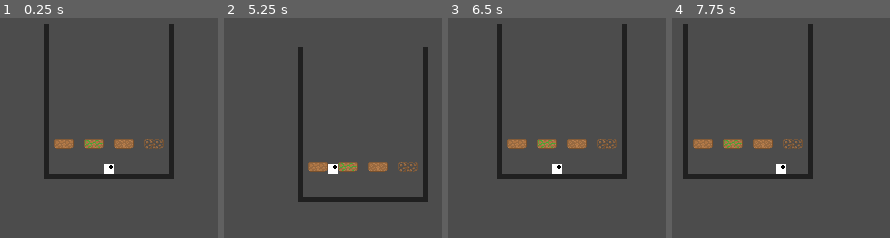
Above: before the commit, frames 1-4 (left to right).
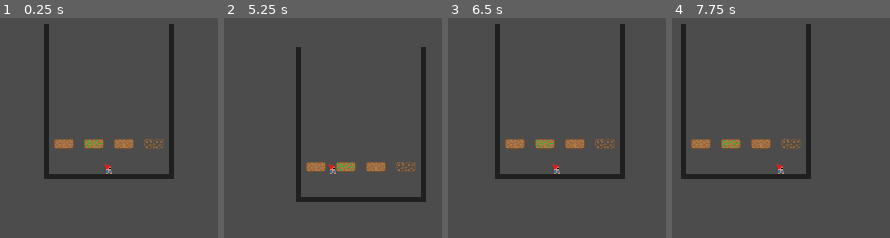
Above: after the commit, the same moments.

Repository: zhyrin0/the-climb
Game: Godot game, scene res://tests/platform_erosion/test.tscn
Same seed, same stepped clock (60 frames per second), same inputs: the game is played once before the commit and once after it. This scene is started directly instead of the project's main scene.
Inputs (mouse positions are in pixels of both pictures, inside the frame that each line leads up to):
- Up to frame 1 (0.25 s): no input
- Up to frame 2 (5.25 s): tap Enter at 0.5, 3.5 s; move the mouse to (outside the picture) at 0.52 s; hold D (move_right) 0.53-1.25 s; hold S (move_fall) 0.53-1.25 s; click (outside the picture) at 0.67 s; tap W (move_jump) at 0.77, 3.77 s; drag from (outside the picture) to (outside the picture) at 1.27 s; tap Space (use_item) at 2, 5 s; move the mouse to (outside the picture) at 2.02 s; hold A (move_left) 2.03-2.75 s; hold S (move_fall) 2.03-2.75 s; drag from (372, 169) to (outside the picture) at 2.77 s; move the mouse to (outside the picture) at 3.52 s; hold A (move_left) 3.53-4.25 s; hold S (move_fall) 3.53-4.25 s; drag from (outside the picture) to (outside the picture) at 4.27 s; move the mouse to (outside the picture) at 5.02 s; hold D (move_right) from 5.03 s (still down); hold S (move_fall) from 5.03 s (still down); click (outside the picture) at 5.17 s
- Up to frame 3 (6.5 s): release D (move_right) at 5.75 s; release S (move_fall) at 5.75 s; drag from (637, 70) to (outside the picture) at 5.77 s
- Up to frame 4 (7.75 s): tap Enter at 6.5 s; move the mouse to (outside the picture) at 6.52 s; hold D (move_right) 6.53-7.25 s; hold S (move_fall) 6.53-7.25 s; tap W (move_jump) at 6.77 s; drag from (outside the picture) to (outside the picture) at 7.27 s

The runs differ from the first frame. In frame 1, 0.2% of the frame differs, in the area x 47-53%, y 66-71%; in frame 2, 3.6%; in frame 3, 3.7%, in the area x 21-83%, y 2-74%; in frame 4, 3.7%.

Commit message:
Add player sprite

Diff:
--- a/src/main/main.tscn
+++ b/src/main/main.tscn
@@ -32,6 +32,7 @@
 [node name="Viewport" type="Viewport" parent="HBoxContainer/AspectRatioContainer/ViewportContainer"]
 size = Vector2( 192, 240 )
 handle_input_locally = false
+hdr = false
 usage = 0
 render_target_update_mode = 3
 
--- a/src/player/player.tscn
+++ b/src/player/player.tscn
@@ -1,16 +1,18 @@
-[gd_scene load_steps=6 format=2]
+[gd_scene load_steps=7 format=2]
 
 [ext_resource path="res://src/player/player.gd" type="Script" id=1]
 [ext_resource path="res://src/pickup/assets/watering_can.png" type="Texture" id=2]
+[ext_resource path="res://src/player/assets/gnome.png" type="Texture" id=3]
 
 [sub_resource type="CircleShape2D" id=3]
 radius = 16.0
 
-[sub_resource type="CircleShape2D" id=1]
-radius = 8.0
+[sub_resource type="CapsuleShape2D" id=4]
+radius = 5.0
+height = 4.0
 
 [sub_resource type="RectangleShape2D" id=2]
-extents = Vector2( 4, 2 )
+extents = Vector2( 3, 1 )
 
 [node name="Player" type="KinematicBody2D"]
 collision_mask = 6
@@ -39,21 +41,15 @@
 [node name="CollisionShape2D" type="CollisionShape2D" parent="Pivot/WateringCan/Area2D"]
 shape = SubResource( 3 )
 
-[node name="Placeholder" type="Polygon2D" parent="Pivot"]
-polygon = PoolVector2Array( -8, -8, 8, -8, 8, 8, -8, 8 )
-
-[node name="Polygon2D" type="Polygon2D" parent="Pivot/Placeholder"]
-position = Vector2( -3.57628e-07, -4 )
-rotation = 0.785398
-scale = Vector2( 0.7, 0.7 )
-color = Color( 0, 0, 0, 1 )
-polygon = PoolVector2Array( 8, -8, 8, 0, 0, 0, 0, -8 )
+[node name="Sprite" type="Sprite" parent="Pivot"]
+texture = ExtResource( 3 )
 
 [node name="BodyCollision" type="CollisionShape2D" parent="."]
-shape = SubResource( 1 )
+position = Vector2( 0, 1 )
+shape = SubResource( 4 )
 
 [node name="FeetCollision" type="CollisionShape2D" parent="."]
-position = Vector2( 0, 6 )
+position = Vector2( 0, 7 )
 shape = SubResource( 2 )
 
 [node name="FallRayCast" type="RayCast2D" parent="."]
--- a/src/world/world.tscn
+++ b/src/world/world.tscn
@@ -15,9 +15,6 @@
 
 [sub_resource type="RectangleShape2D" id=3]
 extents = Vector2( 96, 8 )
-
-[sub_resource type="RectangleShape2D" id=4]
-extents = Vector2( 24, 8 )
 
 [node name="World" type="Node2D"]
 script = ExtResource( 7 )
@@ -134,15 +131,9 @@
 position = Vector2( 48, 424 )
 state = 2
 
-[node name="CollisionShape2D" parent="Platforms/Platform1" index="1"]
-shape = SubResource( 4 )
-
 [node name="Platform2" parent="Platforms" groups=["anchor"] instance=ExtResource( 1 )]
 position = Vector2( 112, 392 )
 state = 1
-
-[node name="CollisionShape2D" parent="Platforms/Platform2" index="1"]
-shape = SubResource( 4 )
 
 [node name="Plants" type="Node2D" parent="."]
 __meta__ = {
Binary file added: src/player/assets/gnome.png
Not shown, added: src/player/assets/gnome.png.import
Not shown: 1 places in src/world/world.tscn that only renumber resources
